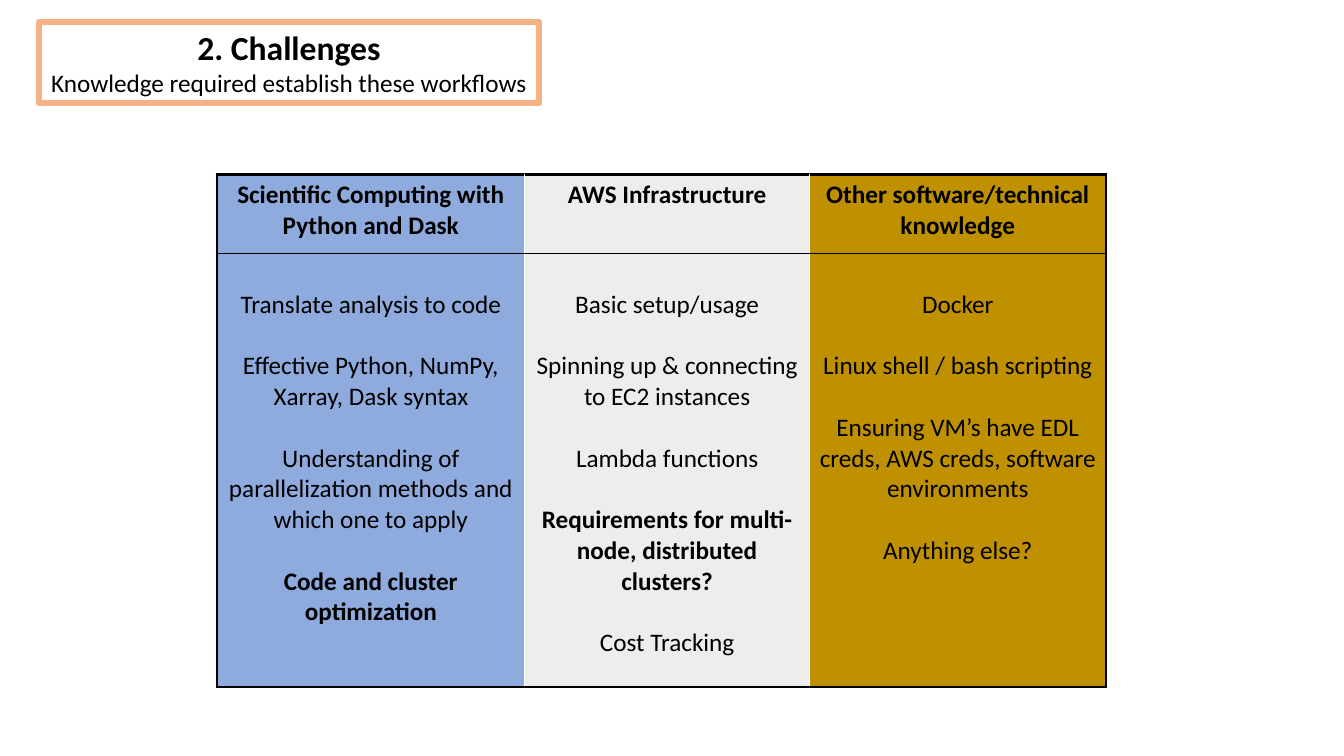
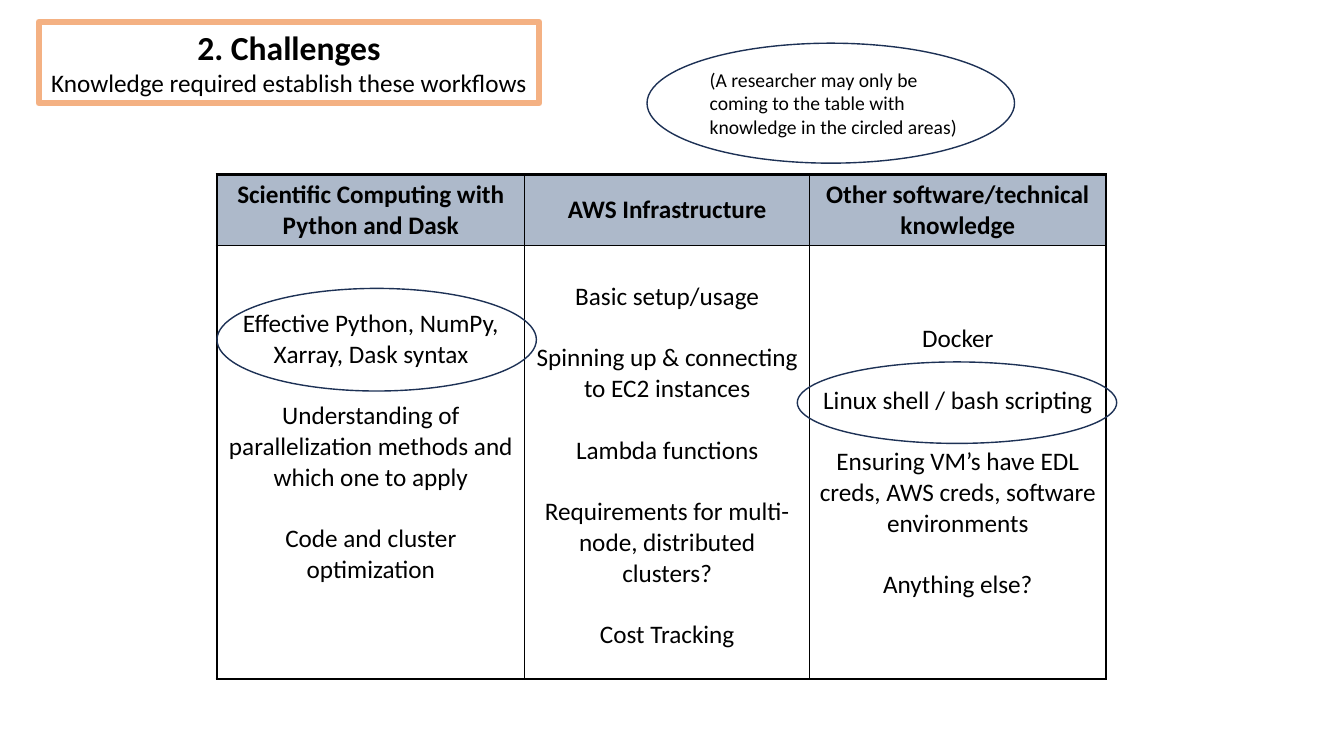
Before and after one commit to DeanHenze/cloud_earthdata, a slide deck: slide 11 of coiled/Coiled_presentation.pptx (slide 10 before the commit). Drawn at 1344x756 pixels with LibreOffice and Linux fonts; fonts in the diff are those of the drawing. Boxes give left, top, right and bottom in pixels: in the first picture for what was removed or moved away, otherwise in the second. Text is boxed around its words. In the diff, an @@ line names an element or a change of style, - is before the commit and + after.

```diff
--- a/coiled/Coiled_presentation.pptx
+++ b/coiled/Coiled_presentation.pptx
@@ ellipse added at bbox=[647, 43, 1015, 163], outline #1E3256 1 pt @@
@@ text added at bbox=[710, 73, 957, 138], 14 pt, text #000000 @@
+(A researcher may only be coming to the table with knowledge in the circled areas)
@@ table at bbox=[217, 174, 1106, 679] @@
-row 2, column 1: Translate analysis to code / Effective Python, NumPy, Xarray, Dask syntax / Understanding of parallelization methods and which one to apply / Code and cluster optimization
+row 2, column 1: Effective Python, NumPy, Xarray, Dask syntax / Understanding of parallelization methods and which one to apply / Code and cluster optimization
@@ fill #8FAADC to #ADB9CA in row 1, column 1 @@
@@ fill #EDEDED to #ADB9CA in row 1, column 2 @@
@@ fill #BF9000 to #ADB9CA in row 1, column 3 @@
@@ fill #8FAADC to none in row 2, column 1 @@
@@ fill #EDEDED to none in row 2, column 2 @@
@@ fill #BF9000 to none in row 2, column 3 @@
@@ bold off in "Requirements for multi-node, distributed clusters?" @@
@@ borders changed @@
@@ ellipse added at bbox=[217, 288, 536, 391], outline #1E3256 1 pt @@
@@ ellipse added at bbox=[798, 362, 1117, 444], outline #1E3256 1 pt @@
```
Also in this commit, not shown: 20 other slides changed, 7 slides added, 9 slides removed, 3 other files.
